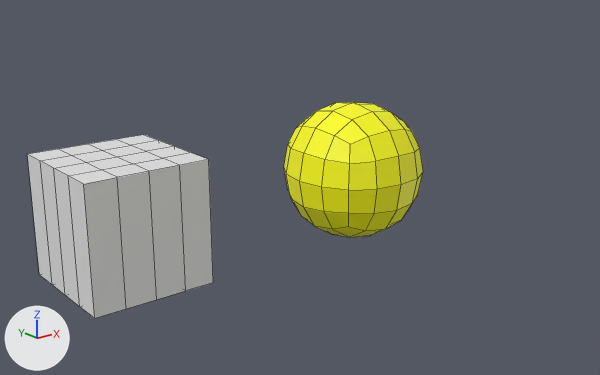
The Blender file Assets/Models/cube.blend: old version first, new version second.
The view is the same before and after, from a 50 mm camera at (-6.7, -7.33, 2.86) aimed at (0.57, 1.76, -0.78). The lights are fixed; the arrows at lower left show +X, +Y and +Z. The older version comes first. Mesh edges are drawn as thin lines.

Before the edit, the objects in view are built like this:
```python
me_cube_001 = bpy.data.meshes.new('Cube.001')
me_cube_001.from_pydata(...)  # a box spanning x -1.0..1.0, y -1.0..1.0, z -1.0..1.0
for i in [4]: me_cube_001.polygons[i].use_smooth = True
me_cube_001.materials.append(mat_material_001)  # yellow #ffff00
me_cube_002 = bpy.data.meshes.new('Cube.002')
me_cube_002.from_pydata(...)  # 50 vertices, 48 faces; spans x -1.0..1.0, y -1.0..1.0, z -1.0..1.0
ob_cube = bpy.data.objects.new('Cube', me_cube_001)
ob_cube.location = (0.0, 0.0, 0.0)
_m = ob_cube.modifiers.new('Subdivision', 'SUBSURF')
_m.levels = 3
ob_cube_001 = bpy.data.objects.new('Cube.001', me_cube_002)
ob_cube_001.location = (-1.26, 3.89, -1.45)
```
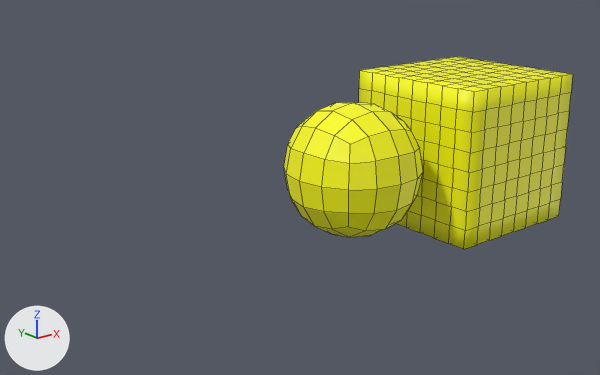
What differs and where, as boxes [x1, y1, x2, y2] in the pictures (600 x 375 px):
'Cube.002', added (yellow): after [359, 57, 573, 249]
'Cube.001', deleted: before [27, 135, 213, 318]

The change, as a list of edits to the scene's bpy script:
```text
Add me_cube_003:
    me_cube_003.from_pydata(...)  # 386 vertices, 384 faces; spans x -1.0..1.0, y -1.0..1.0, z -1.0..1.0
    me_cube_003.polygons.foreach_set('use_smooth', [True] * 384)
    me_cube_003.materials.append(mat_material_001)  # yellow #ffff00
Remove ob_cube_001:
    ob_cube_001 = bpy.data.objects.new('Cube.001', me_cube_002)
    ob_cube_001.location = (-1.26, 3.89, -1.45)
Add ob_cube_002:
    ob_cube_002 = bpy.data.objects.new('Cube.002', me_cube_003)
    ob_cube_002.location = (2.0, 0.0, 0.0)
```
